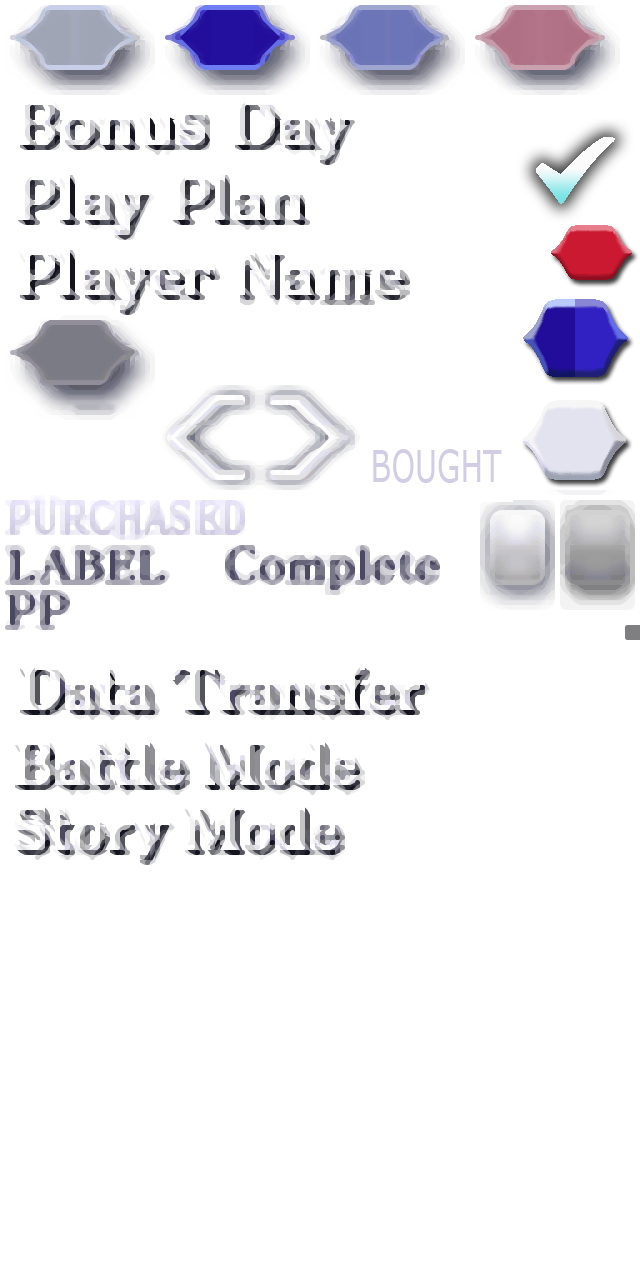
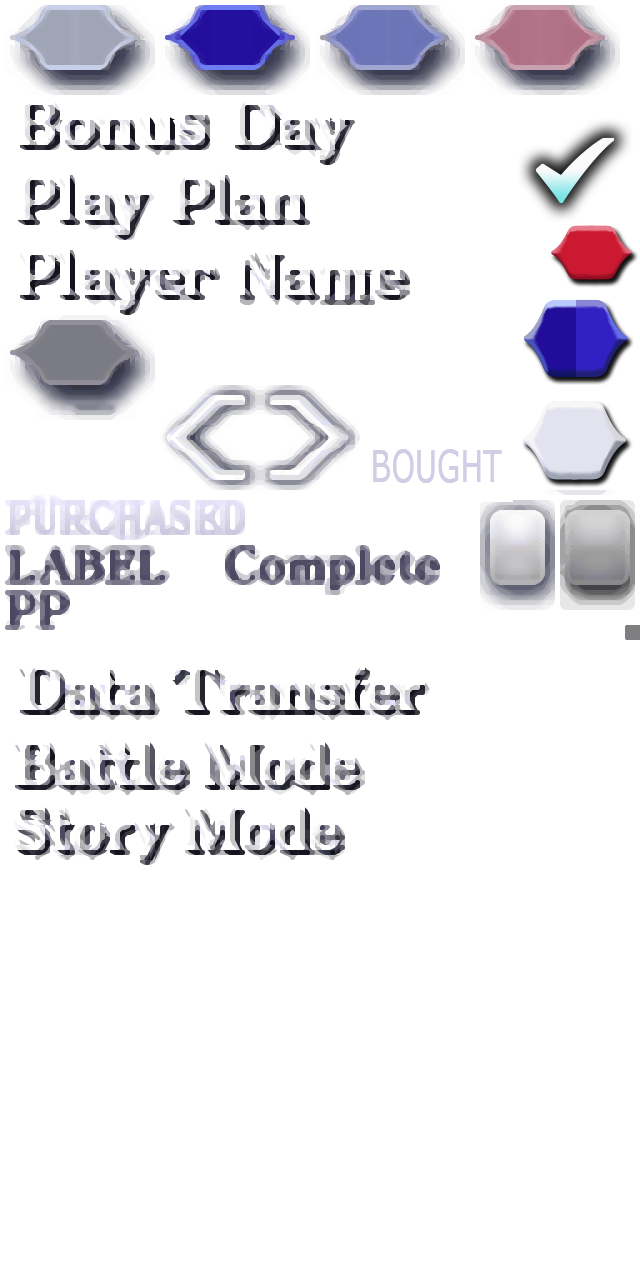
Layer changes from the first 640 × 1280 image to the second:
painted on "White Badge" over [523, 400, 626, 480]
painted on "Blue Badge" over [523, 299, 628, 377]
painted on "Red Badge" over [551, 225, 632, 280]
added layer "Layer 3" above "Check" over [5, 5, 638, 865]
painted on "Check" over [535, 137, 615, 204]
